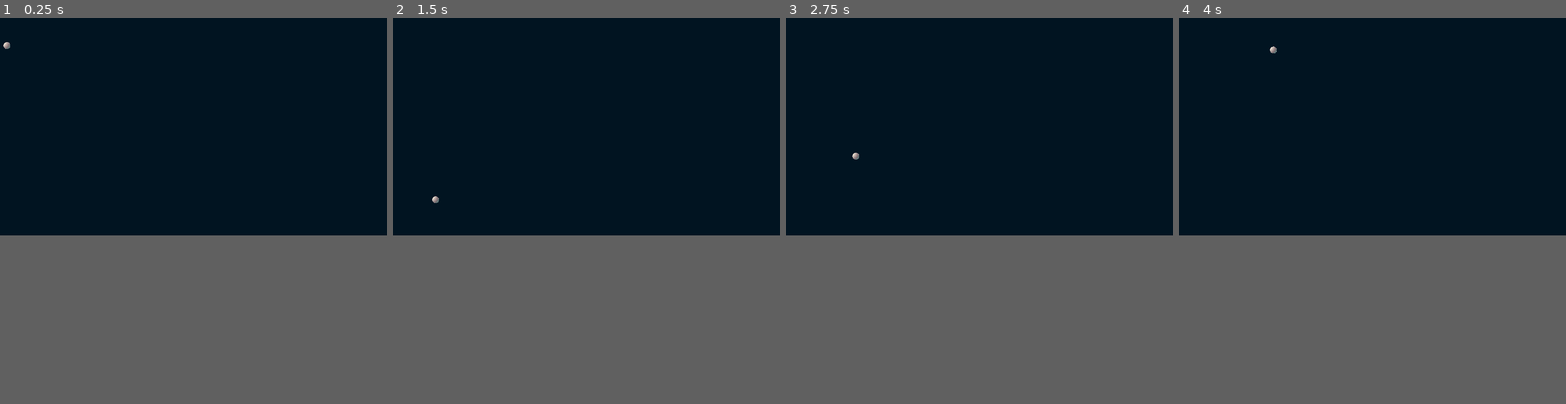
Above: before the commit, frames 1-4 (left to right).
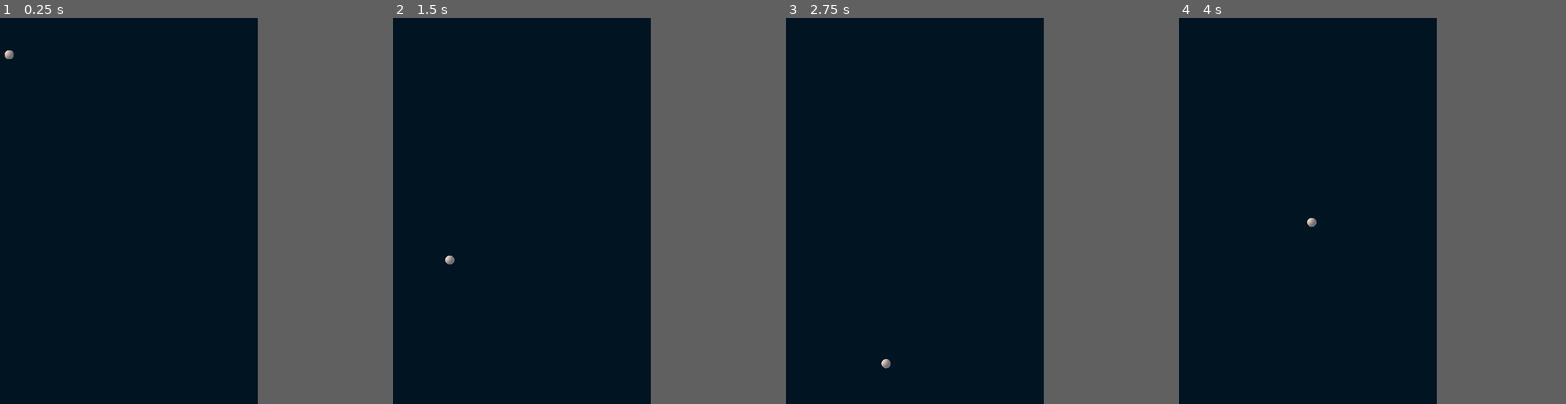
Above: after the commit, the same moments.

Repository: nekonenene/godot-brick-breaker
Game: Godot game, scene res://main.tscn
Two runs of this game, one before a commit and one after it. Both use one fixed random seed, a clock stepped at 60 frames per second and the inputs below.
Inputs:
- Up to frame 1 (0.25 s): no input
- Up to frame 2 (1.5 s): no input
- Up to frame 3 (2.75 s): no input
- Up to frame 4 (4 s): no input
In our replay, the window is 800x450 before the commit and 533x799 after it. These sizes can differ from the game's own. Grey fills any space a smaller window leaves; there, only what the larger window draws over its background counts as a difference.

The runs differ from the first frame. In frame 1, less than 0.1% of the frame differs, in the area x 0-4%, y 6-11%; in frame 2, less than 0.1%; in frame 3, less than 0.1%, in the area x 17-27%, y 34-91%; in frame 4, less than 0.1%.

Commit message:
横長 16:9 から縦長 3:4 のウィンドウサイズに変更

Diff:
--- a/project.godot
+++ b/project.godot
@@ -17,8 +17,8 @@
 
 [display]
 
-window/size/viewport_width=1600
-window/size/viewport_height=900
+window/size/viewport_width=800
+window/size/viewport_height=1200
 window/stretch/mode="canvas_items"
 
 [dotnet]
